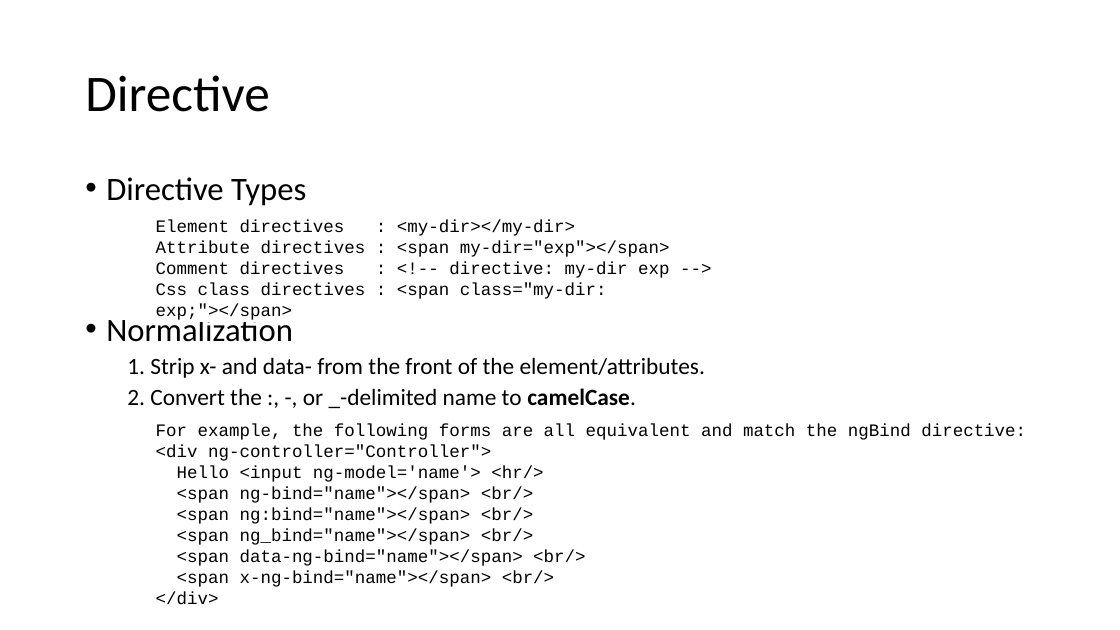
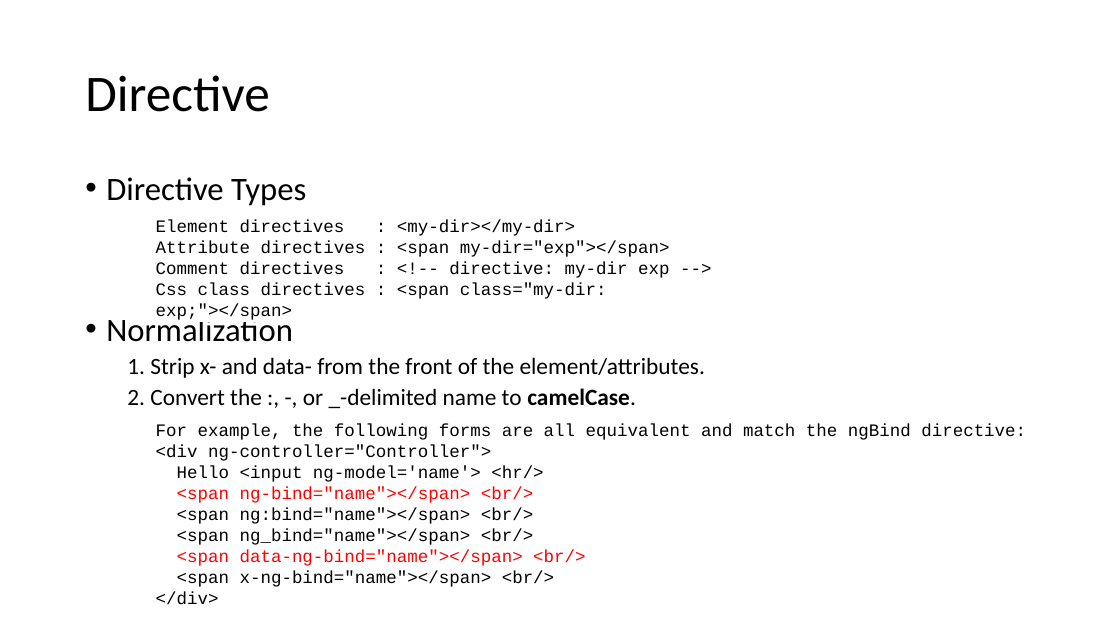
Before and after one commit to juperdog/asc-angular-training, a slide deck: slide 44 of slide/Presentation1.pptx. Drawn at 1120x630 pixels with LibreOffice and Linux fonts; fonts in the diff are those of the drawing. Boxes give left, top, right and bottom in pixels: in the first picture for what was removed or moved away, otherwise in the second. Text is boxed around its words. In the diff, an @@ line names an element or a change of style, - is before the commit and + after.

```diff
--- a/slide/Presentation1.pptx
+++ b/slide/Presentation1.pptx
@@ text at (177, 487, 585, 566): text colour #000000 to #FF0000 in "<span ng-bind="name"></span> <br/>", "<span data-ng-bind="name"></span> <br/>" @@
```
Also in this commit, not shown: 3 other slides changed, 10 other files.
